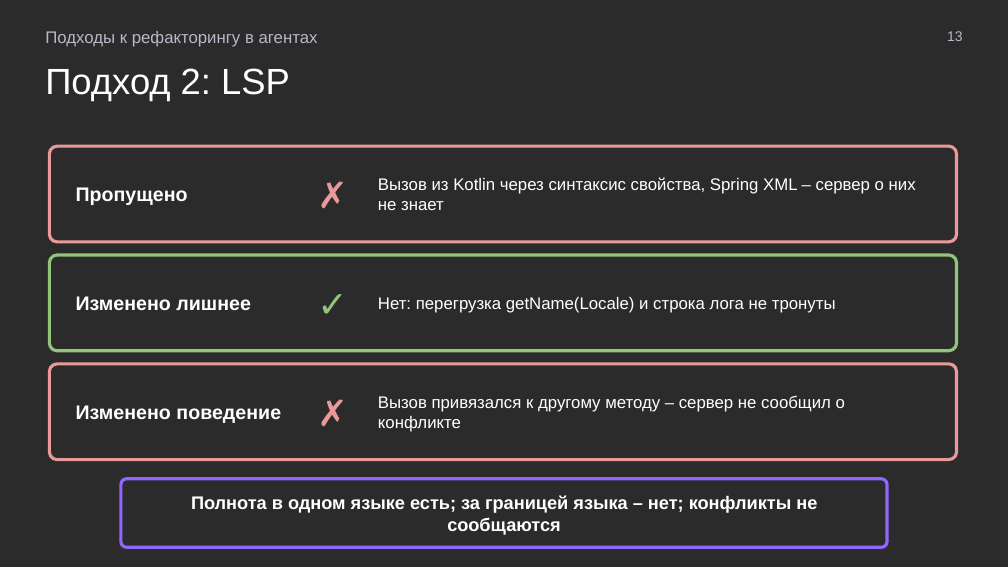
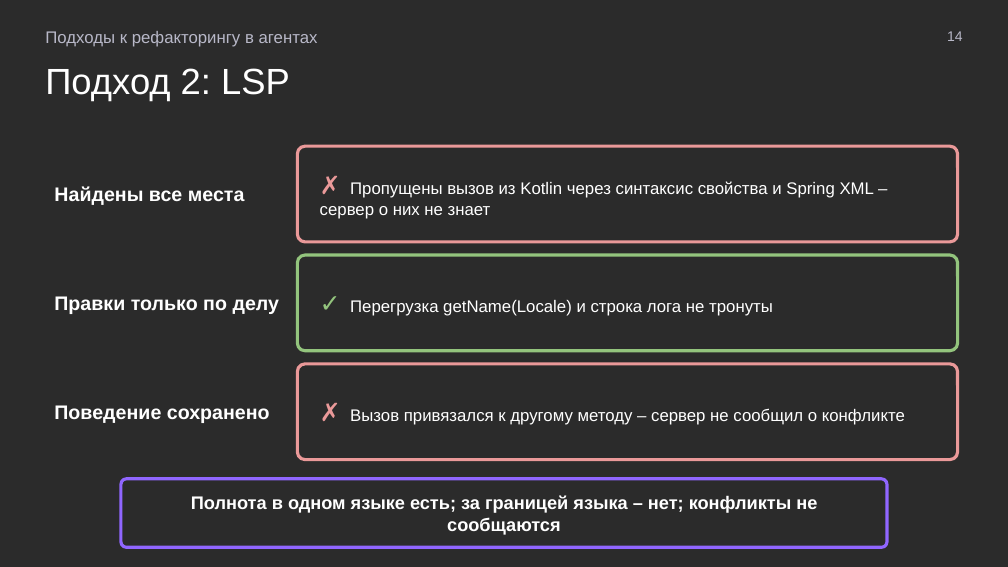
Before and after one commit to MchKosticyn/ide-refactoring-in-ai-agents, a slide deck: slide 14 of Доклад_ Рефакторинг в ИИ-агентах.pptx (slide 13 before the commit). Drawn at 1008x567 pixels with LibreOffice and Linux fonts; fonts in the diff are those of the drawing; background and template pictures are left out; a plain dark background stands for a picture behind light text. Boxes give left, top, right and bottom in pixels: in the first picture for what was removed or moved away, otherwise in the second. Text is boxed around its words. In the diff, an @@ line names an element or a change of style, - is before the commit and + after.

Commit message:
Text inside shapes, native bullets, plan slide progressive disclosure, neutral result aspects

```diff
--- a/Доклад_ Рефакторинг в ИИ-агентах.pptx
+++ b/Доклад_ Рефакторинг в ИИ-агентах.pptx
@@ text at <box>947,31,963,41</box>: text changed @@
-13
+14
@@ rounded rectangle removed at <box>49,146,957,242</box> @@
@@ rounded rectangle "✗ Пропущены вызов из Kotlin ..." at <box>297,146,958,242</box>: outline none to #EA9999 2.25 pt @@
@@ rounded rectangle "✗ Пропущены вызов из Kotlin ...": place and size @@
-rounded rectangle "✗ Пропущены вызов из Kotlin ..." at <box>378,177,916,210</box>
+rounded rectangle "✗ Пропущены вызов из Kotlin ..." at <box>297,146,958,242</box>
@@ text removed at <box>302,151,363,237</box> @@
-✗
@@ text added at <box>54,186,245,205</box>, 14 pt, text #FFFFFF, bold @@
+Найдены все места
@@ text removed at <box>76,187,188,205</box> @@
-Пропущено
@@ text in rounded rectangle at <box>320,181,874,219</box>: text changed @@
-Вызов из Kotlin через синтаксис свойства, Spring XML – сервер о них не знает
+✗ Пропущены вызов из Kotlin через синтаксис свойства и Spring XML – сервер о них не знает
@@ rounded rectangle removed at <box>49,255,957,351</box> @@
@@ rounded rectangle "✓ Перегрузка getName(Locale) и строка ...": place and size @@
-rounded rectangle "✓ Перегрузка getName(Locale) и строка ..." at <box>378,297,836,313</box>
+rounded rectangle "✓ Перегрузка getName(Locale) и строка ..." at <box>297,255,958,351</box>
@@ rounded rectangle "✓ Перегрузка getName(Locale) и строка ..." at <box>297,255,958,351</box>: outline none to #93C47D 2.25 pt @@
@@ text removed at <box>302,260,363,346</box> @@
-✓
@@ text added at <box>54,296,280,314</box>, 14 pt, text #FFFFFF, bold @@
+Правки только по делу
@@ text removed at <box>76,296,251,310</box> @@
-Изменено лишнее
@@ text in rounded rectangle at <box>350,300,773,316</box>: text changed @@
-Нет: перегрузка getName(Locale) и строка лога не тронуты
+✓ Перегрузка getName(Locale) и строка лога не тронуты
@@ rounded rectangle removed at <box>49,364,957,460</box> @@
@@ rounded rectangle "✗ Вызов привязался к другому ...": place and size @@
-rounded rectangle "✗ Вызов привязался к другому ..." at <box>378,396,845,432</box>
+rounded rectangle "✗ Вызов привязался к другому ..." at <box>297,364,958,460</box>
@@ rounded rectangle "✗ Вызов привязался к другому ..." at <box>297,364,958,460</box>: outline none to #EA9999 2.25 pt @@
@@ text removed at <box>302,369,363,455</box> @@
-✗
@@ text at <box>54,405,270,423</box>: text changed @@
-Изменено поведение
+Поведение сохранено
@@ text in rounded rectangle at <box>350,408,905,425</box>: text changed @@
-Вызов привязался к другому методу – сервер не сообщил о конфликте
+✗ Вызов привязался к другому методу – сервер не сообщил о конфликте
```
Also in this commit, not shown: 31 other slides changed, 1 slide added, 1 other file.
